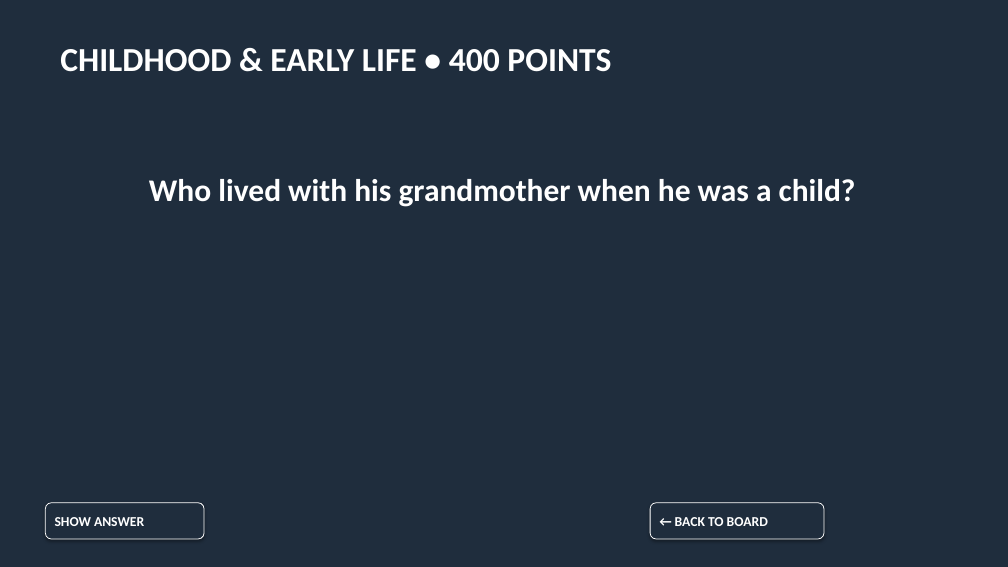
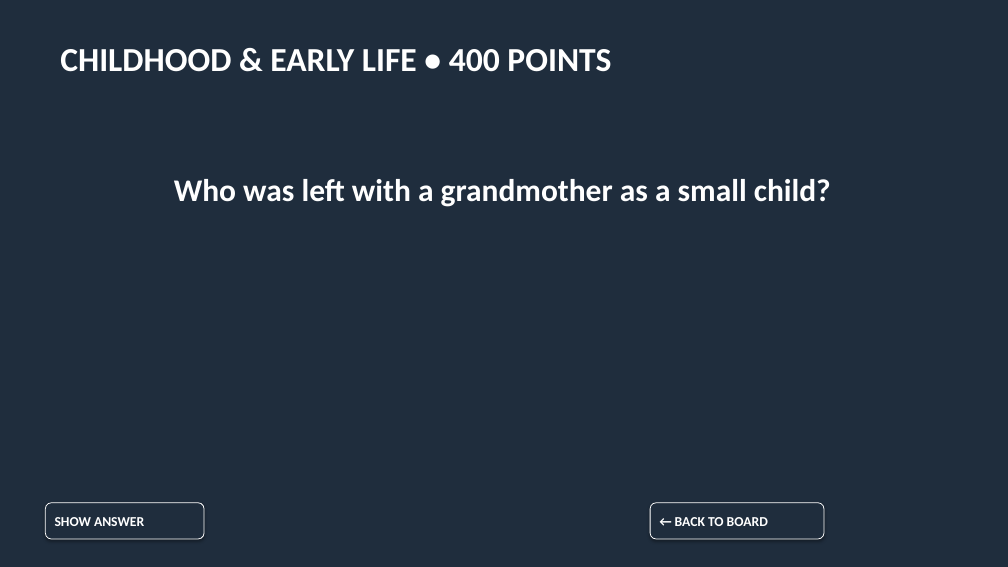
Before and after one commit to 2rister/TeacherSwitxher-, a slide deck: slide 9 of materials/jeopardy/Jeopardy_Interesting_People_A2_fixed.pptx. Drawn at 1008x567 pixels with LibreOffice and Linux fonts; fonts in the diff are those of the drawing. Boxes give left, top, right and bottom in pixels: in the first picture for what was removed or moved away, otherwise in the second. Text is boxed around its words. In the diff, an @@ line names an element or a change of style, - is before the commit and + after.

```diff
--- a/materials/jeopardy/Jeopardy_Interesting_People_A2_fixed.pptx
+++ b/materials/jeopardy/Jeopardy_Interesting_People_A2_fixed.pptx
@@ text at (174, 179, 831, 207): text changed @@
-Who lived with his grandmother when he was a child?
+Who was left with a grandmother as a small child?
```
Also in this commit, not shown: 4 other slides changed, 49 other files.
